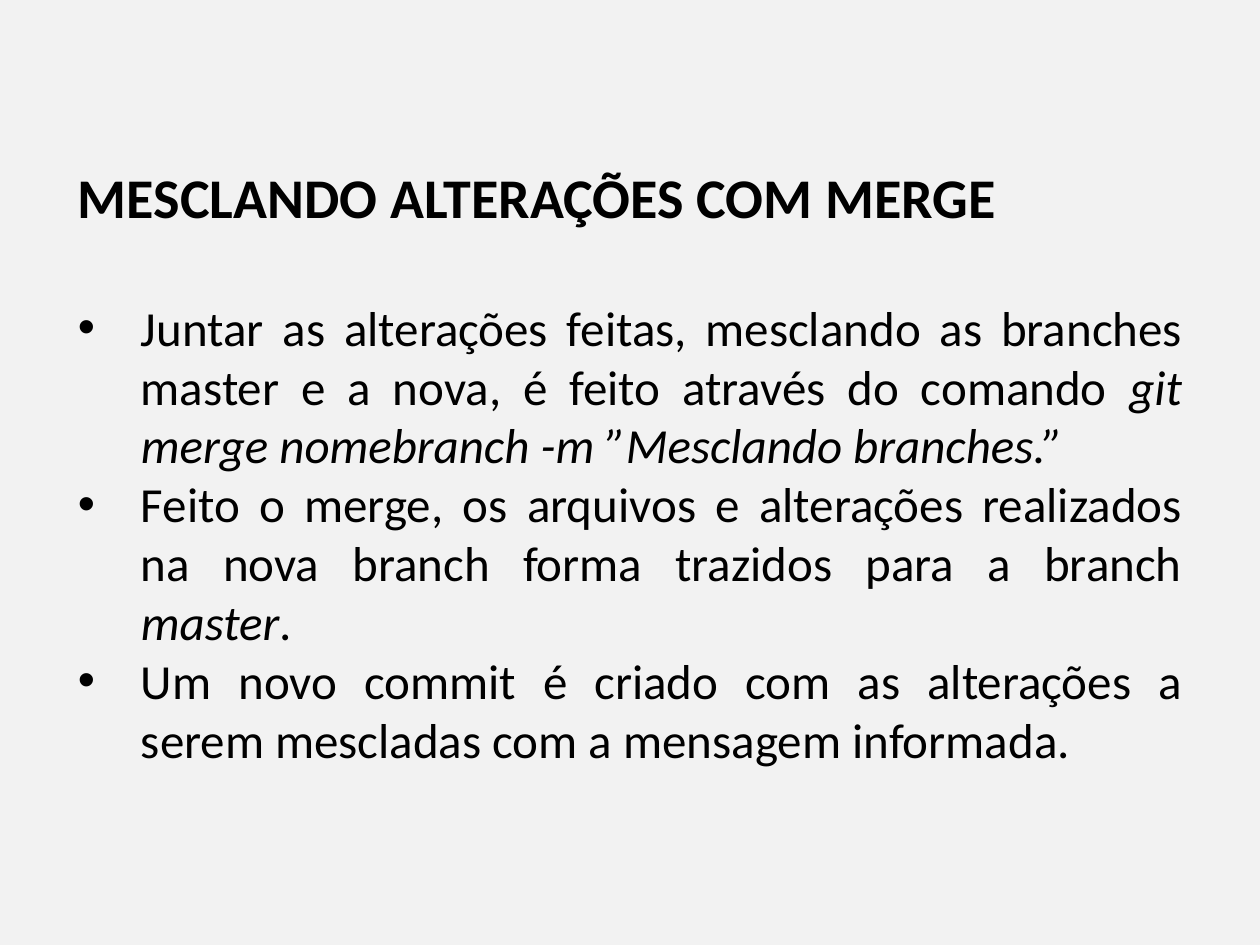
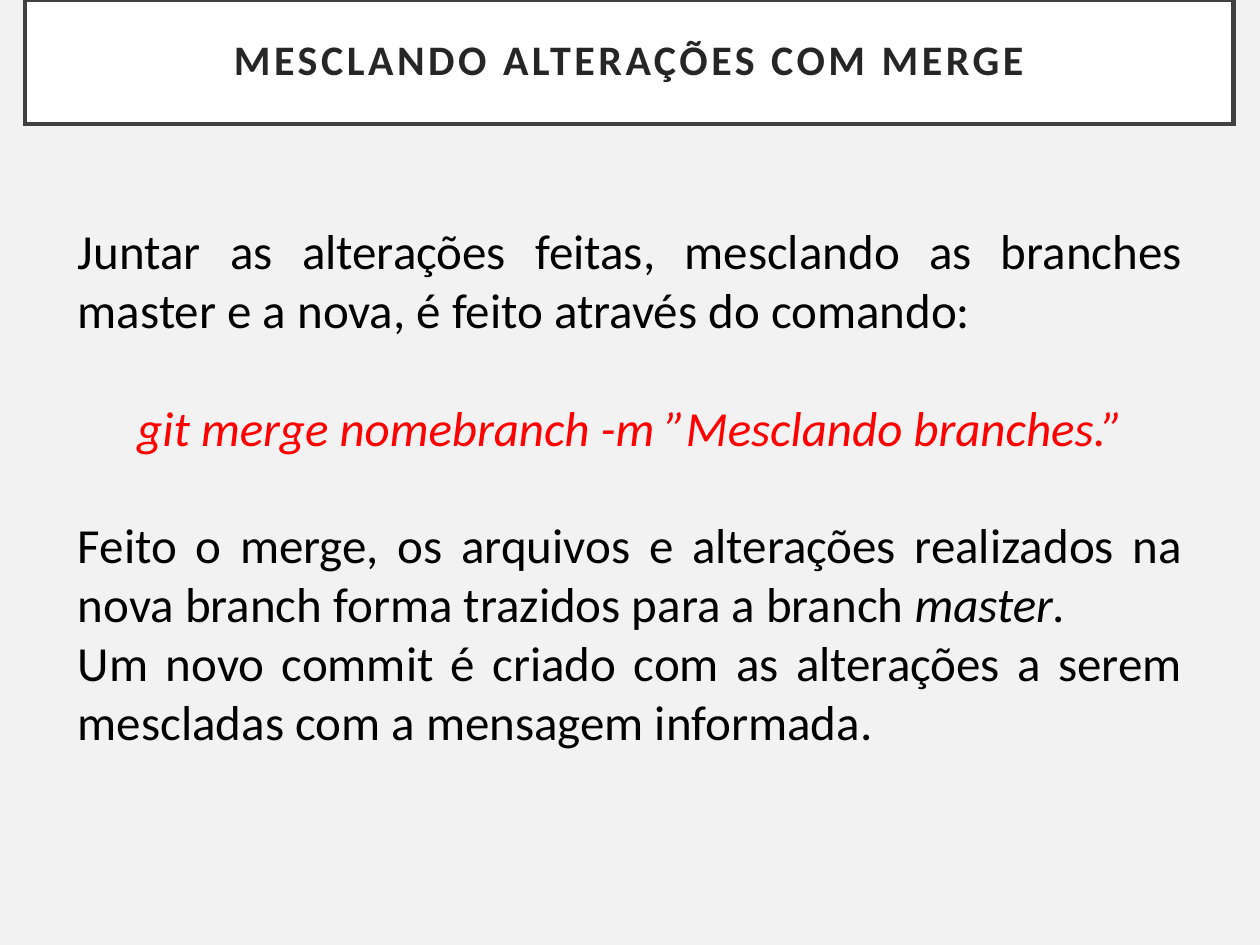
Before and after one commit to Paulo-UNIRON/aula_git_2020.2, a slide deck: slide 24 of Controlando versões com Git e Github - Capítulo VI.pptx (slide 30 before the commit). Drawn at 1260x945 pixels with LibreOffice and Linux fonts; fonts in the diff are those of the drawing. Boxes give left, top, right and bottom in pixels: in the first picture for what was removed or moved away, otherwise in the second. Text is boxed around its words. In the diff, an @@ line names an element or a change of style, - is before the commit and + after.

```diff
--- a/Controlando versões com Git e Github - Capítulo VI.pptx
+++ b/Controlando versões com Git e Github - Capítulo VI.pptx
@@ rectangle added at [25,0,1234,125], fill #FFFFFF, outline #404040 2.5 pt, 24 pt, text #262626, bold @@
+MESCLANDO ALTERAÇÕES COM MERGE
@@ text "Juntar as alterações feitas, mesclando ...": place and size @@
-text "Juntar as alterações feitas, mesclando ..." at [78,172,1182,767]
+text "Juntar as alterações feitas, mesclando ..." at [78,235,1182,749]
@@ text at [78,235,1182,455]: text changed @@
-MESCLANDO ALTERAÇÕES COM MERGE
-• Juntar as alterações feitas, mesclando as branches master e a nova, é feito através do comando git merge nomebranch -m ”Mesclando branches.”
+Juntar as alterações feitas, mesclando as branches master e a nova, é feito através do comando:
+git merge nomebranch -m ”Mesclando branches.”
@@ text at [78,529,1182,749]: bullet • to none @@
```
Also in this commit, not shown: 16 other slides changed, 7 slides added, 17 slides removed, 1 other file.
